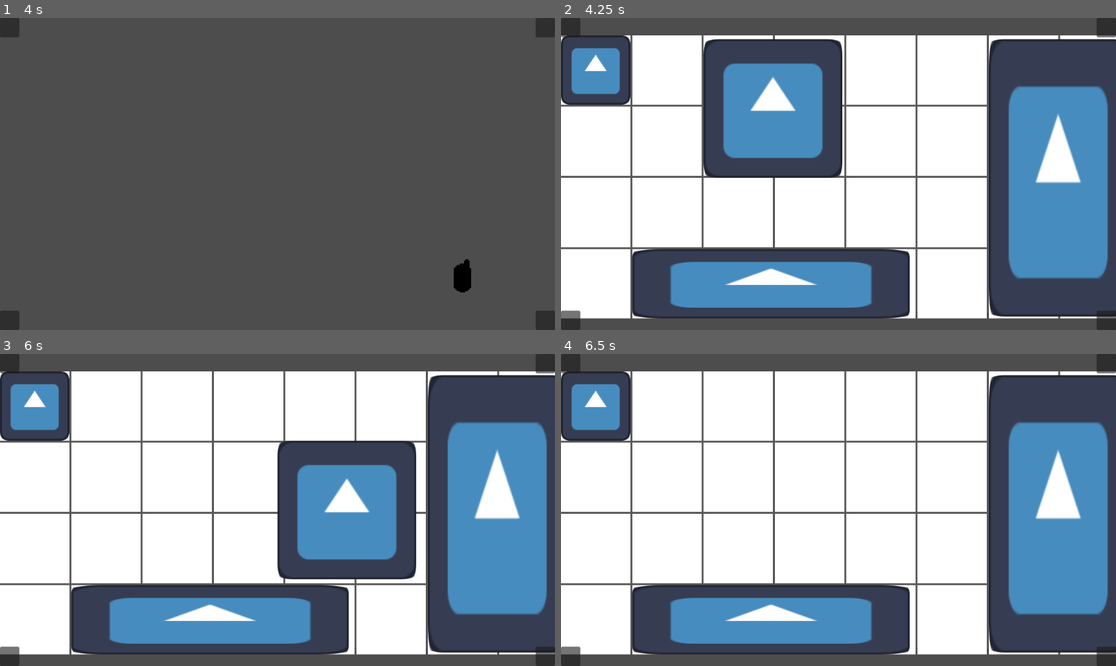
Above: before the commit, frames 1-4 (two rows, left to right).
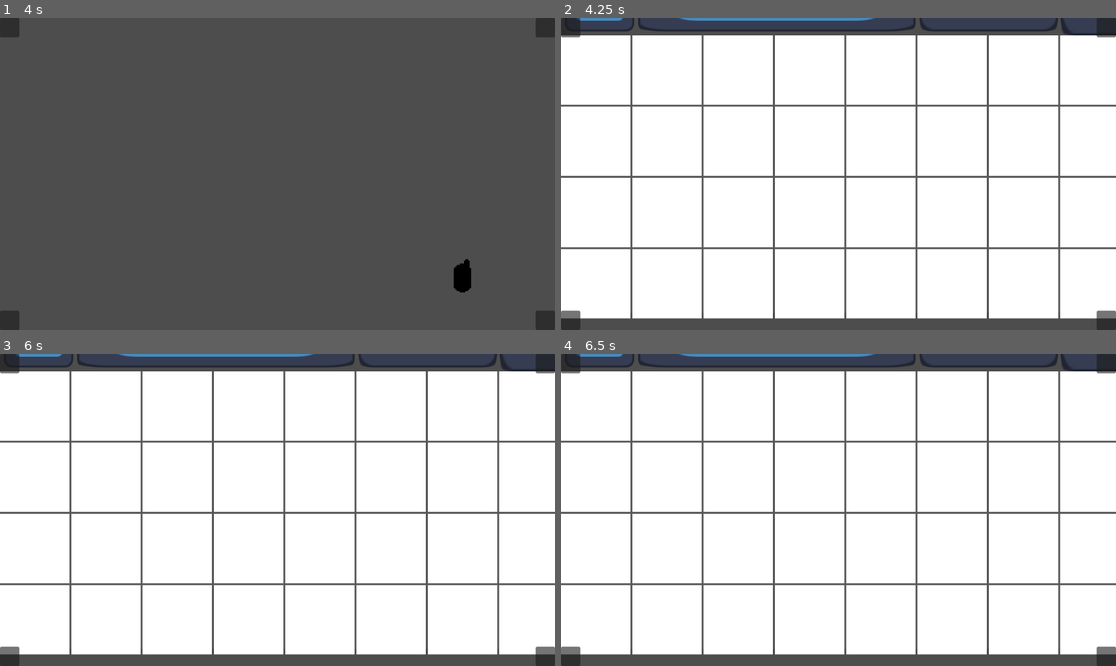
Above: after the commit, the same moments.

Repository: Iussaeus/JameGamePS2024.2
Game: Godot game, scene res://Scenes/World/MainWorld.tscn
Two runs of this game, one before a commit and one after it. Both use one fixed random seed, a clock stepped at 60 frames per second and the inputs below. The engine's default icon, where the game draws it, is replaced by a stand-in: a white triangle on a blue panel in a dark square.
Inputs (mouse positions are in pixels of both pictures, inside the frame that each line leads up to):
- Up to frame 1 (4 s): tap Enter at 0.5, 2.75 s; move the mouse to (399, 158) at 0.52 s; hold D (right) 0.53-1.25 s; hold E (interact) 0.53-1.25 s; click (399, 158) at 0.67 s; tap Space (space) at 1.25, 2.1 s; drag from (166, 189) to (249, 236) at 1.27 s; move the mouse to (333, 105) at 2.02 s; hold D (right) 2.03-2.75 s; drag from (249, 236) to (111, 127) at 2.77 s; move the mouse to (444, 220) at 3.52 s; hold A (left) from 3.53 s (still down); click (444, 220) at 3.6 s
- Up to frame 2 (4.25 s): keep holding A (left); tap I (inventory) at 4.15 s
- Up to frame 3 (6 s): release A (left) at 4.25 s; drag from (111, 463) to (210, 619) at 4.27 s; tap Space (space) at 5 s; move the mouse to (305, 510) at 5.02 s; hold S (backward) 5.03-5.75 s; hold E (interact) 5.03-5.75 s; click (305, 510) at 5.17 s; tap Enter at 5.75 s; drag from (194, 432) to (499, 513) at 5.77 s
- Up to frame 4 (6.5 s): no input

Frame 1 is identical in both runs. In frame 2, 45% of the frame differs, in the area x 0-100%, y 0-97%; in frame 3, 45%; in frame 4, 34%.

Commit message:
Fixed TestItemScenes, small debug

Diff:
--- a/Scenes/Items/ui_test_item_1x_1.tscn
+++ b/Scenes/Items/ui_test_item_1x_1.tscn
@@ -6,6 +6,7 @@
 size = Vector2(128, 128)
 
 [node name="UITestItem1x1(size=sprite_size)" type="Control" groups=["item"]]
+custom_minimum_size = Vector2(144, 144)
 layout_mode = 3
 anchors_preset = 15
 anchor_right = 1.0
--- a/Scenes/Items/ui_test_item_1x_4.tscn
+++ b/Scenes/Items/ui_test_item_1x_4.tscn
@@ -6,6 +6,7 @@
 size = Vector2(560, 128)
 
 [node name="UITestItem1x4(size=sprite_size)" type="Control" groups=["item"]]
+custom_minimum_size = Vector2(576, 144)
 layout_mode = 3
 anchors_preset = 15
 anchor_right = 1.0
--- a/Scenes/Items/ui_test_item_2x_2.tscn
+++ b/Scenes/Items/ui_test_item_2x_2.tscn
@@ -6,6 +6,7 @@
 size = Vector2(272, 272)
 
 [node name="UITestItem2x2(size=sprite_size)" type="Control" groups=["item"]]
+custom_minimum_size = Vector2(288, 288)
 layout_mode = 3
 anchors_preset = 15
 anchor_right = 1.0
--- a/Scenes/Items/ui_test_item_2x_4.tscn
+++ b/Scenes/Items/ui_test_item_2x_4.tscn
@@ -6,6 +6,7 @@
 size = Vector2(272, 560)
 
 [node name="UITestItem2x4(size=sprite_size)" type="Control" groups=["item"]]
+custom_minimum_size = Vector2(288, 576)
 layout_mode = 3
 anchors_preset = 15
 anchor_right = 1.0
--- a/Scenes/UserInterface/inventory.tscn
+++ b/Scenes/UserInterface/inventory.tscn
@@ -180,24 +180,28 @@
 
 [node name="UITestItem1x1(size=sprite_size)" parent="." instance=ExtResource("2_x73k8")]
 layout_mode = 1
+offset_left = 8.0
+offset_top = -152.0
+offset_right = -1000.0
+offset_bottom = -584.0
 
 [node name="UITestItem1x4(size=sprite_size)" parent="." instance=ExtResource("3_fvlml")]
 layout_mode = 1
-offset_left = 148.0
-offset_top = 444.0
-offset_right = -428.0
-offset_bottom = -60.0
+offset_left = 160.0
+offset_top = -152.0
+offset_right = -416.0
+offset_bottom = -584.0
 
 [node name="UITestItem2x2(size=sprite_size)" parent="." instance=ExtResource("4_4ew7r")]
 layout_mode = 1
-offset_left = 296.0
-offset_top = 8.0
-offset_right = -568.0
-offset_bottom = -352.0
+offset_left = 744.0
+offset_top = -296.0
+offset_right = -120.0
+offset_bottom = -584.0
 
 [node name="UITestItem2x4(size=sprite_size)" parent="." instance=ExtResource("5_dhncg")]
 layout_mode = 1
-offset_left = 888.0
-offset_top = 8.0
-offset_right = 24.0
-offset_bottom = -64.0
+offset_left = 1036.0
+offset_top = -576.0
+offset_right = 172.0
+offset_bottom = -576.0
--- a/Scripts/UserInterface/inventory.gd
+++ b/Scripts/UserInterface/inventory.gd
@@ -94,7 +94,7 @@
 			selectedItem.get_node("NinePatchRect").modulate = ValidColor
 		else:
 			if IsSelectedItemInsideInventory:
-				if not add_item_to_inventory(selectedItem):
+				if not add_item_to_inventory(selectedItem): # surelly works
 					selectedItem.position = ItemPrevPosition
 		isItemSelected = false
 		IsDraggingItem = false
@@ -135,7 +135,8 @@
 func add_item_to_inventory(item: Control) -> bool:
 	var slotID: Vector2 = item.position / TileSize
 	var ItemSlotSize: Vector2 = item.size / TileSize
-
+	print("SlotID: " + str(slotID))
+	print("SlotSize: " + str(ItemSlotSize))
 	var ItemMaxSlotID: Vector2 = slotID + ItemSlotSize - Vector2(1, 1)
 	var InventorySlotBounds: Vector2 = InventoryDimensions - Vector2(1, 1)
 
@@ -152,10 +153,12 @@
 			InventoryItemslots[Vector2(slotID.x + x_ctr, slotID.y + y_ctr)] = item
 
 	InventoryItems[item] = slotID
+	print("item added")
 	return true
 
 func remove_item_in_inventory_slot(item: Control, ExistingSlotID: Vector2) -> void:
 	var ItemSlotSize: Vector2 = item.size / TileSize
+	print("item removed")
 
 	for y_Ctr in range(ItemSlotSize.y):
 		for x_Ctr in range(ItemSlotSize.x):
